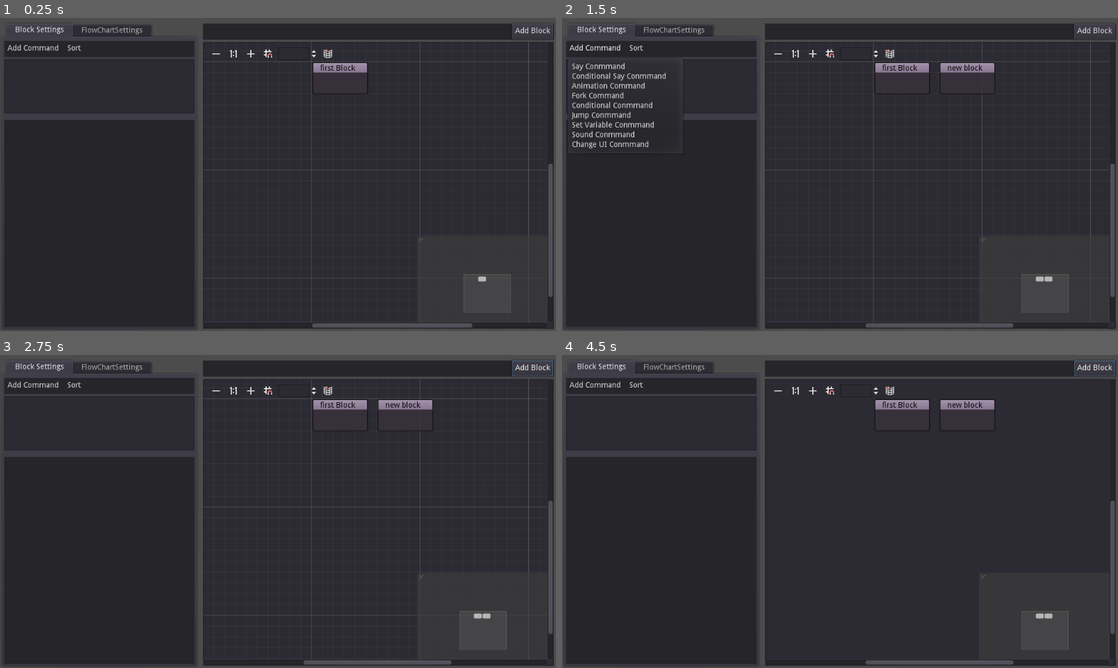
Above: before the commit, frames 1-4 (two rows, left to right).
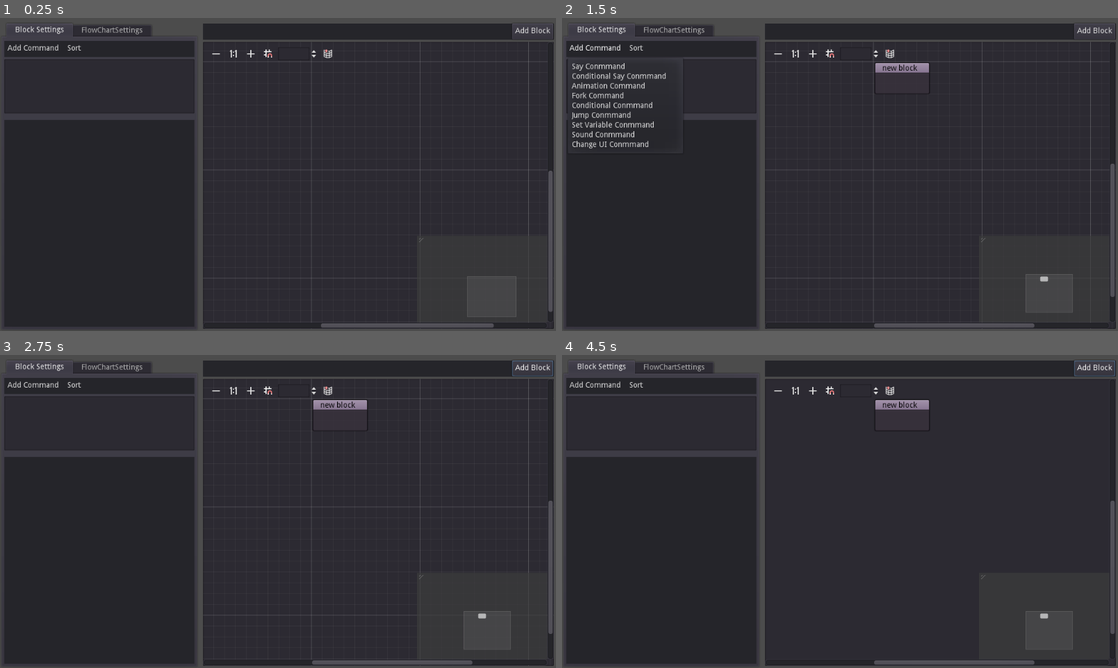
Above: after the commit, the same moments.

Repository: Arrow-x/Mushroom-Dialogs-System
Game: Godot game, scene res://DialogManager/Editor/FlowChartTab.tscn
Same seed, same stepped clock (60 frames per second), same inputs: the game is played once before the commit and once after it.
Inputs (mouse positions are in pixels of both pictures, inside the frame that each line leads up to):
- Up to frame 1 (0.25 s): no input
- Up to frame 2 (1.5 s): click "Add Block" at 0.5 s; click "Add Command" at 1.25 s
- Up to frame 3 (2.75 s): click "Sort" at 2 s
- Up to frame 4 (4.5 s): click (778, 389) at 2.75 s; click (812, 389) at 3.5 s; click (828, 389) at 4.25 s

The runs differ from the first frame. In frame 1, 0.5% of the frame differs, in the area x 56-100%, y 14-99%; in frame 2, 0.5%; in frame 3, 0.5%; in frame 4, 0.5%.
Error after the commit: Invalid get index 'blocks' (on base: 'Nil'). (res://DialogManager/Editor/FlowChartTab.gd:13)

Commit message:
save to disk the blocks

Diff:
--- a/Dialog System/DialogManager/Dialog Commands/FlowChart.gd
+++ b/Dialog System/DialogManager/Dialog Commands/FlowChart.gd
@@ -1,11 +1,10 @@
 extends Resource
 class_name FlowChart
-
-export var first_block : Resource #this is unnessary
 
 #TODO each flowChart hold info about the blocks it contain, list of characters to be used, loacl variables
 #maybe even a custom UI to be used by it
 
-var blocks : Array #this should be a dictionary with a defaul key "first_block" for easy deleting and naming of blocks
+export (Array, Resource) var blocks : Array #this should be a dictionary with a defaul key "first_block" for easy deleting and naming of blocks
+export (Array, Resource) var characters
+
 var local_vars : Array
-export (Array, Resource) var characters
--- a/Dialog System/DialogManager/Editor/CommandsTree.gd
+++ b/Dialog System/DialogManager/Editor/CommandsTree.gd
@@ -52,15 +52,15 @@
 					current_command = get_selected().get_meta("0")
 
 					say_control.say_text_edit.text = current_command.say
-					say_control.say_text_edit.connect("text_changed", self,"_on_say_LineEdit_text_changed",[say_control.say_text_edit])
+					say_control.say_text_edit.connect("text_changed", self,"_change_command",[say_control.say_text_edit, "say", "text"])
 					say_control.set_say_box_hight()
 
 					say_control.name_line_edit.text = current_command.name
 					say_control.name_line_edit.connect("text_changed", self,"_on_name_LineEdit_text_changed")
 					#Pass in the characters list instead!
 
-func _on_say_LineEdit_text_changed (new_string :TextEdit ) -> void :
-	current_command.say = new_string.text
-
 func _on_name_LineEdit_text_changed (new_string : String) -> void :
 	current_command.name = new_string
+
+func _change_command(obj: Object, current_property: String, new_property : String):
+	current_command.set(current_property, obj.get(new_property))
--- a/Dialog System/DialogManager/Editor/Editor.gd
+++ b/Dialog System/DialogManager/Editor/Editor.gd
@@ -6,7 +6,6 @@
 var file_dialog : FileDialog
 
 func _on_FlowChartTabs_tab_selected(tab) -> void:
-	#Create a new FlowChart Resource and assosiate the meta data
 	var _tab := editorUI.get_tab_control(tab)
 	clicked_tab = _tab
 	if _tab.get_child_count() != 0 :
@@ -46,37 +45,18 @@
 	if clicked_tab.get_child_count() == 0 :
 		var flowchart = FlowChart.new()
 		var _editor := editor.instance()
-		_editor.flowchart = flowchart
+
 		if !path.ends_with(".tres"):
-			match ResourceSaver.save(path.insert(path.length(),".tres"),flowchart):
-				8:
-					throw_warning("Bad drive error.")
-					return
-				9:
-					throw_warning("Bad path error.")
-					return
-				10:
-					throw_warning("No permission error")
-					return
-				11:
-					throw_warning("Already in use error.")
-					return
-				13:
-					throw_warning("Can't write error.")
-					return
-				15:
-					throw_warning("Unrecognized error.")
-					return
-				17:
-					throw_warning("missing dependencies error.")
-					return
-				18:
-					throw_warning("File: End of file (EOF) error.")
-					return
+			var mod_path : String = path.insert(path.length(),".tres")
+			ResourceSaver.save(mod_path,flowchart)
+			_editor.flowchart_path = mod_path
 		else:
 			ResourceSaver.save(path, flowchart)
+			_editor.flowchart_path = path
 
 		clicked_tab.add_child(_editor, true)
+		_editor.flowchart = flowchart
+
 		clicked_tab.name = path.get_file().trim_suffix(".tres")
 		var _plus := Tabs.new()
 		_plus.name = "+"
--- a/Dialog System/DialogManager/Editor/FlowChartTab.gd
+++ b/Dialog System/DialogManager/Editor/FlowChartTab.gd
@@ -1,6 +1,14 @@
 extends HSplitContainer
 
-var flowchart
+var flowchart : FlowChart
+var flowchart_path : String
+
+export var _graph_edit : NodePath
+onready var graph_edit : GraphEdit = get_node(_graph_edit)
 
 func _ready():
-	pass
+	graph_edit.connect("add_save_flow", self, "_on_add_save_flow")
+
+func _on_add_save_flow(new_block):
+	flowchart.blocks.append(new_block)
+	ResourceSaver.save(flowchart_path, flowchart)
--- a/Dialog System/DialogManager/Editor/FlowChartTab.tscn
+++ b/Dialog System/DialogManager/Editor/FlowChartTab.tscn
@@ -19,6 +19,7 @@
 __meta__ = {
 "_edit_use_anchors_": false
 }
+_graph_edit = NodePath("GraphContainer/GraphEdit")
 
 [node name="InspectorTabContainer" type="TabContainer" parent="."]
 margin_right = 358.0
--- a/Dialog System/DialogManager/Editor/GraphEdit.gd
+++ b/Dialog System/DialogManager/Editor/GraphEdit.gd
@@ -1,10 +1,11 @@
 extends GraphEdit
+
 onready var graph_node : PackedScene = load("res://DialogManager/Editor/GraphNode.tscn")
+
 var node_offset : int = 0
 
-func _ready():
-	_on_AddBlockButton_pressed("first Block")
-	#add this to the first block of the flowchart
+signal add_save_flow
+
 
 func _on_AddBlockButton_pressed(title : String = "new block"):
 	var node : GraphNode = graph_node.instance()
@@ -16,6 +17,6 @@
 		node_offset = 0
 	var _new_block = block.new()
 	node.set_meta("block",_new_block)
-	#add the block to the flowchart list
+	emit_signal("add_save_flow",[_new_block])
 	node.connect("graph_node_meta",get_node("../../InspectorTabContainer/Block Settings/InspectorVContainer/CommandsTree"),"_on_GraphNode_graph_node_meta")
 	add_child(node)
--- /dev/null
+++ b/Dialog System/tests/new.tres
@@ -0,0 +1,137 @@
+[gd_resource type="Resource" load_steps=35 format=2]
+
+[ext_resource path="res://DialogManager/Dialog Commands/FlowChart.gd" type="Script" id=1]
+[ext_resource path="res://DialogManager/Dialog Commands/Block.gd" type="Script" id=2]
+
+[sub_resource type="Resource" id=1]
+script = ExtResource( 2 )
+commands = [  ]
+
+[sub_resource type="Resource" id=2]
+script = ExtResource( 2 )
+commands = [  ]
+
+[sub_resource type="Resource" id=3]
+script = ExtResource( 2 )
+commands = [  ]
+
+[sub_resource type="Resource" id=4]
+script = ExtResource( 2 )
+commands = [  ]
+
+[sub_resource type="Resource" id=5]
+script = ExtResource( 2 )
+commands = [  ]
+
+[sub_resource type="Resource" id=6]
+script = ExtResource( 2 )
+commands = [  ]
+
+[sub_resource type="Resource" id=7]
+script = ExtResource( 2 )
+commands = [  ]
+
+[sub_resource type="Resource" id=8]
+script = ExtResource( 2 )
+commands = [  ]
+
+[sub_resource type="Resource" id=9]
+script = ExtResource( 2 )
+commands = [  ]
+
+[sub_resource type="Resource" id=10]
+script = ExtResource( 2 )
+commands = [  ]
+
+[sub_resource type="Resource" id=11]
+script = ExtResource( 2 )
+commands = [  ]
+
+[sub_resource type="Resource" id=12]
+script = ExtResource( 2 )
+commands = [  ]
+
+[sub_resource type="Resource" id=13]
+script = ExtResource( 2 )
+commands = [  ]
+
+[sub_resource type="Resource" id=14]
+script = ExtResource( 2 )
+commands = [  ]
+
+[sub_resource type="Resource" id=15]
+script = ExtResource( 2 )
+commands = [  ]
+
+[sub_resource type="Resource" id=16]
+script = ExtResource( 2 )
+commands = [  ]
+
+[sub_resource type="Resource" id=17]
+script = ExtResource( 2 )
+commands = [  ]
+
+[sub_resource type="Resource" id=18]
+script = ExtResource( 2 )
+commands = [  ]
+
+[sub_resource type="Resource" id=19]
+script = ExtResource( 2 )
+commands = [  ]
+
+[sub_resource type="Resource" id=20]
+script = ExtResource( 2 )
+commands = [  ]
+
+[sub_resource type="Resource" id=21]
+script = ExtResource( 2 )
+commands = [  ]
+
+[sub_resource type="Resource" id=22]
+script = ExtResource( 2 )
+commands = [  ]
+
+[sub_resource type="Resource" id=23]
+script = ExtResource( 2 )
+commands = [  ]
+
+[sub_resource type="Resource" id=24]
+script = ExtResource( 2 )
+commands = [  ]
+
+[sub_resource type="Resource" id=25]
+script = ExtResource( 2 )
+commands = [  ]
+
+[sub_resource type="Resource" id=26]
+script = ExtResource( 2 )
+commands = [  ]
+
+[sub_resource type="Resource" id=27]
+script = ExtResource( 2 )
+commands = [  ]
+
+[sub_resource type="Resource" id=28]
+script = ExtResource( 2 )
+commands = [  ]
+
+[sub_resource type="Resource" id=29]
+script = ExtResource( 2 )
+commands = [  ]
+
+[sub_resource type="Resource" id=30]
+script = ExtResource( 2 )
+commands = [  ]
+
+[sub_resource type="Resource" id=31]
+script = ExtResource( 2 )
+commands = [  ]
+
+[sub_resource type="Resource" id=32]
+script = ExtResource( 2 )
+commands = [  ]
+
+[resource]
+script = ExtResource( 1 )
+blocks = [ [ SubResource( 1 ) ], [ SubResource( 2 ) ], [ SubResource( 3 ) ], [ SubResource( 4 ) ], [ SubResource( 5 ) ], [ SubResource( 6 ) ], [ SubResource( 7 ) ], [ SubResource( 8 ) ], [ SubResource( 9 ) ], [ SubResource( 10 ) ], [ SubResource( 11 ) ], [ SubResource( 12 ) ], [ SubResource( 13 ) ], [ SubResource( 14 ) ], [ SubResource( 15 ) ], [ SubResource( 16 ) ], [ SubResource( 17 ) ], [ SubResource( 18 ) ], [ SubResource( 19 ) ], [ SubResource( 20 ) ], [ SubResource( 21 ) ], [ SubResource( 22 ) ], [ SubResource( 23 ) ], [ SubResource( 24 ) ], [ SubResource( 25 ) ], [ SubResource( 26 ) ], [ SubResource( 27 ) ], [ SubResource( 28 ) ], [ SubResource( 29 ) ], [ SubResource( 30 ) ], [ SubResource( 31 ) ], [ SubResource( 32 ) ] ]
+characters = [  ]
--- a/Dialog System/tests/new_flowchart.tres
+++ b/Dialog System/tests/new_flowchart.tres
@@ -1,7 +1,43 @@
-[gd_resource type="Resource" load_steps=2 format=2]
+[gd_resource type="Resource" load_steps=10 format=2]
 
 [ext_resource path="res://DialogManager/Dialog Commands/FlowChart.gd" type="Script" id=1]
+[ext_resource path="res://DialogManager/Dialog Commands/Block.gd" type="Script" id=2]
+[ext_resource path="res://DialogManager/Dialog Commands/Say.gd" type="Script" id=3]
+
+[sub_resource type="Resource" id=2]
+script = ExtResource( 3 )
+name = "fsdafds"
+say = "fdsfasdfad"
+por_pos = "Right"
+append_text = false
+
+[sub_resource type="Resource" id=3]
+script = ExtResource( 3 )
+name = "fdsa"
+say = "fsda"
+por_pos = "Right"
+append_text = false
+
+[sub_resource type="Resource" id=1]
+script = ExtResource( 2 )
+commands = [ SubResource( 2 ), SubResource( 3 ) ]
+
+[sub_resource type="Resource" id=5]
+script = ExtResource( 3 )
+name = "sdfas"
+say = "fsdfad"
+por_pos = "Right"
+append_text = false
+
+[sub_resource type="Resource" id=4]
+script = ExtResource( 2 )
+commands = [ SubResource( 5 ) ]
+
+[sub_resource type="Resource" id=6]
+script = ExtResource( 2 )
+commands = [  ]
 
 [resource]
 script = ExtResource( 1 )
+blocks = [ [ SubResource( 1 ) ], [ SubResource( 4 ) ], [ SubResource( 6 ) ] ]
 characters = [  ]
